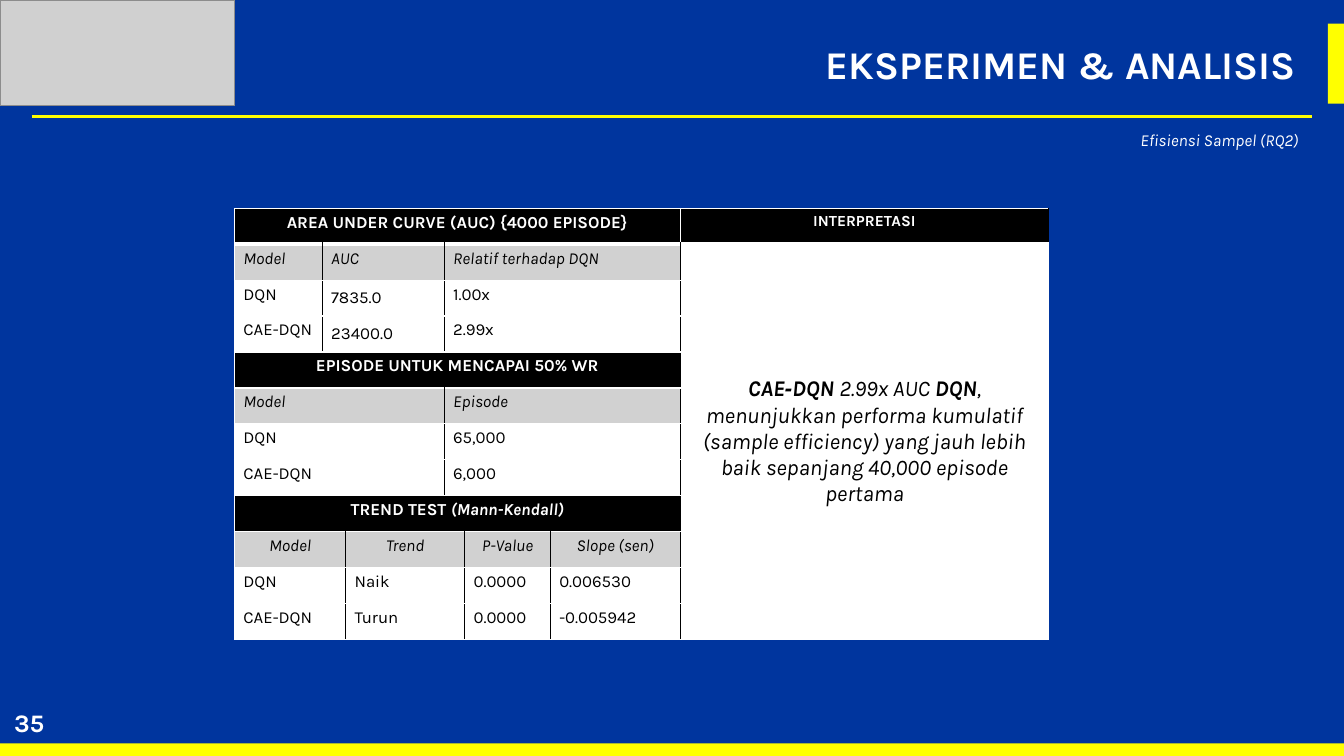
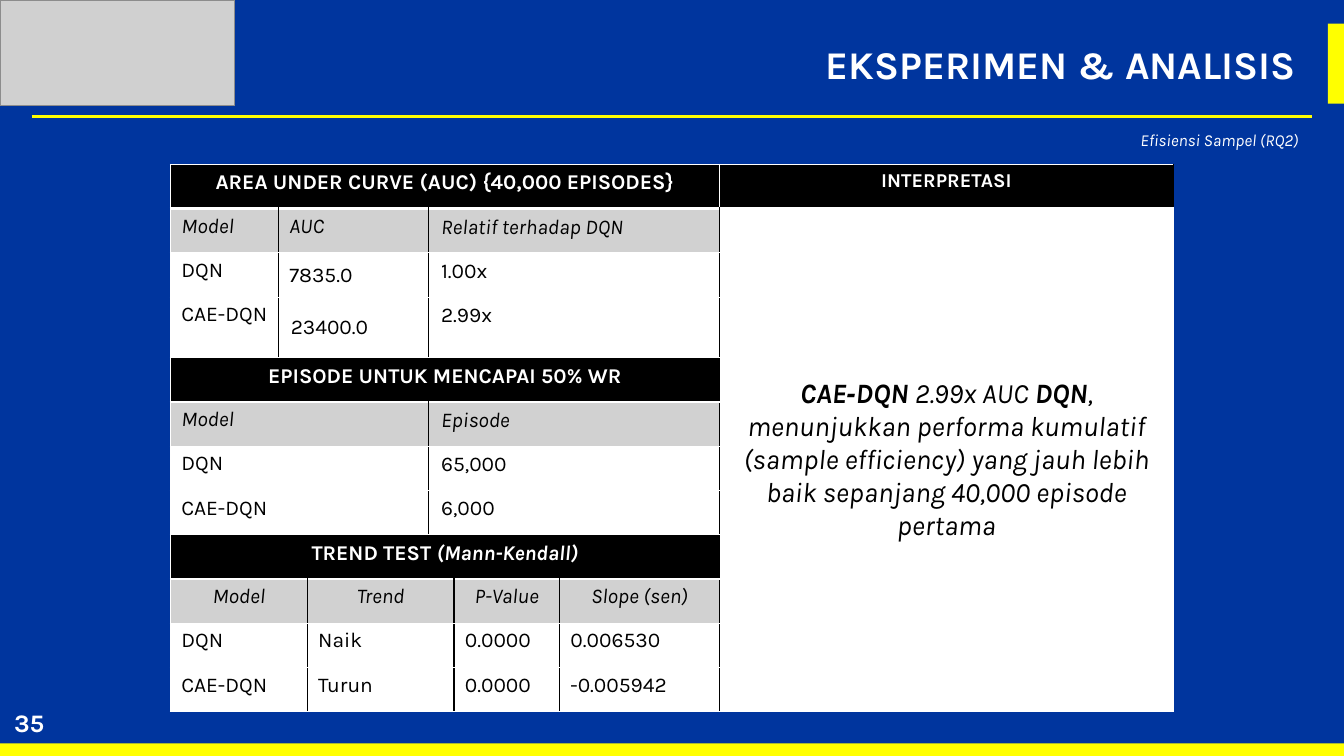
Before and after one commit to MonsieurCoffee/Thesis, a slide deck: slide 35 of Documents/ppt_sidang.pptx. Drawn at 1344x756 pixels with LibreOffice and Linux fonts; fonts in the diff are those of the drawing; grey boxes stand for pictures. Boxes give left, top, right and bottom in pixels: in the first picture for what was removed or moved away, otherwise in the second. Text is boxed around its words. In the diff, an @@ line names an element or a change of style, - is before the commit and + after.

```diff
--- a/Documents/ppt_sidang.pptx
+++ b/Documents/ppt_sidang.pptx
@@ table at (170,164,1174,713) @@
-row 1, column 1: AREA UNDER CURVE (AUC) {4000 EPISODE}
+row 1, column 1: AREA UNDER CURVE (AUC) {40,000 EPISODES}
@@ size 11 to 14 pt in "INTERPRETASI" @@
@@ size 12 to 15 pt in "Model", "AUC", "Relatif terhadap DQN", "DQN" and 25 more places @@
@@ size 16 to 20 pt in "CAE‑DQN 2.99x AUC DQN, menunjukkan performa kumulatif ..." @@
@@ table: place and size @@
-table at (235,209,1050,653)
+table at (170,164,1174,713)
```
Also in this commit, not shown: 17 other slides changed, 40 other files.
